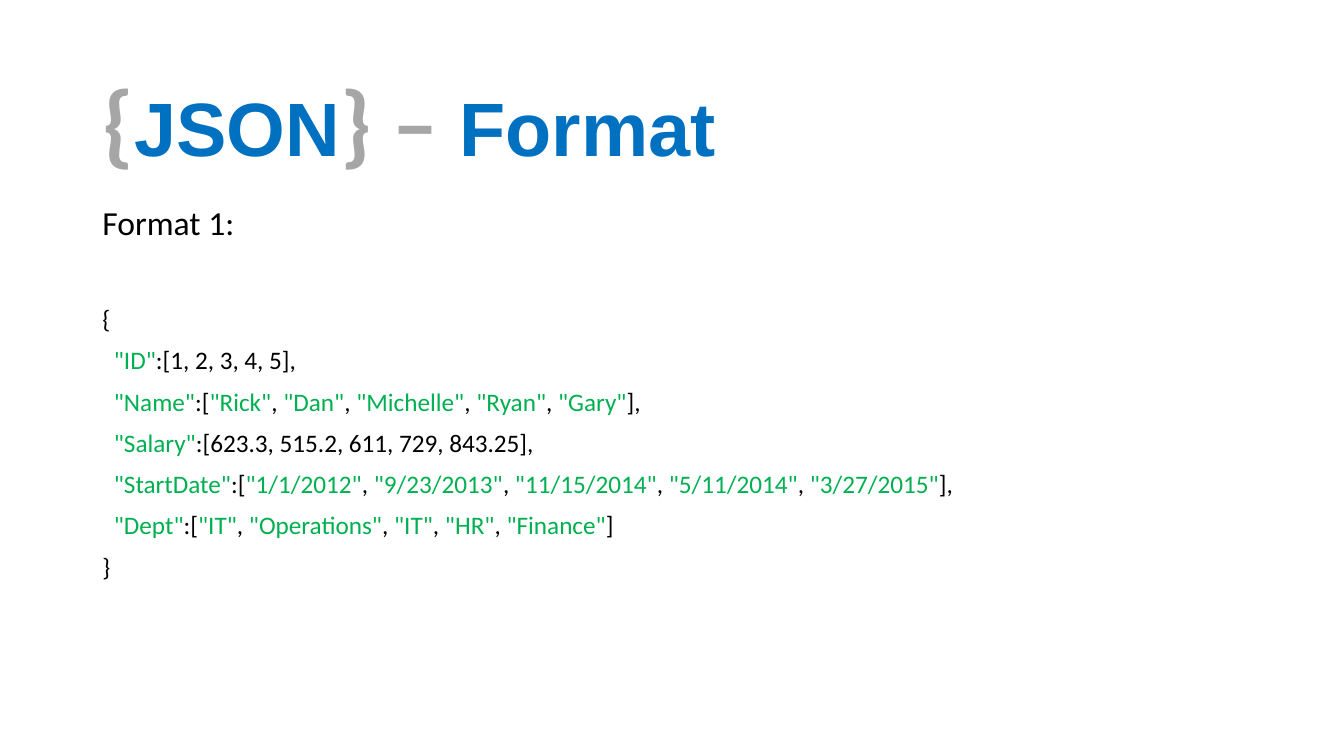
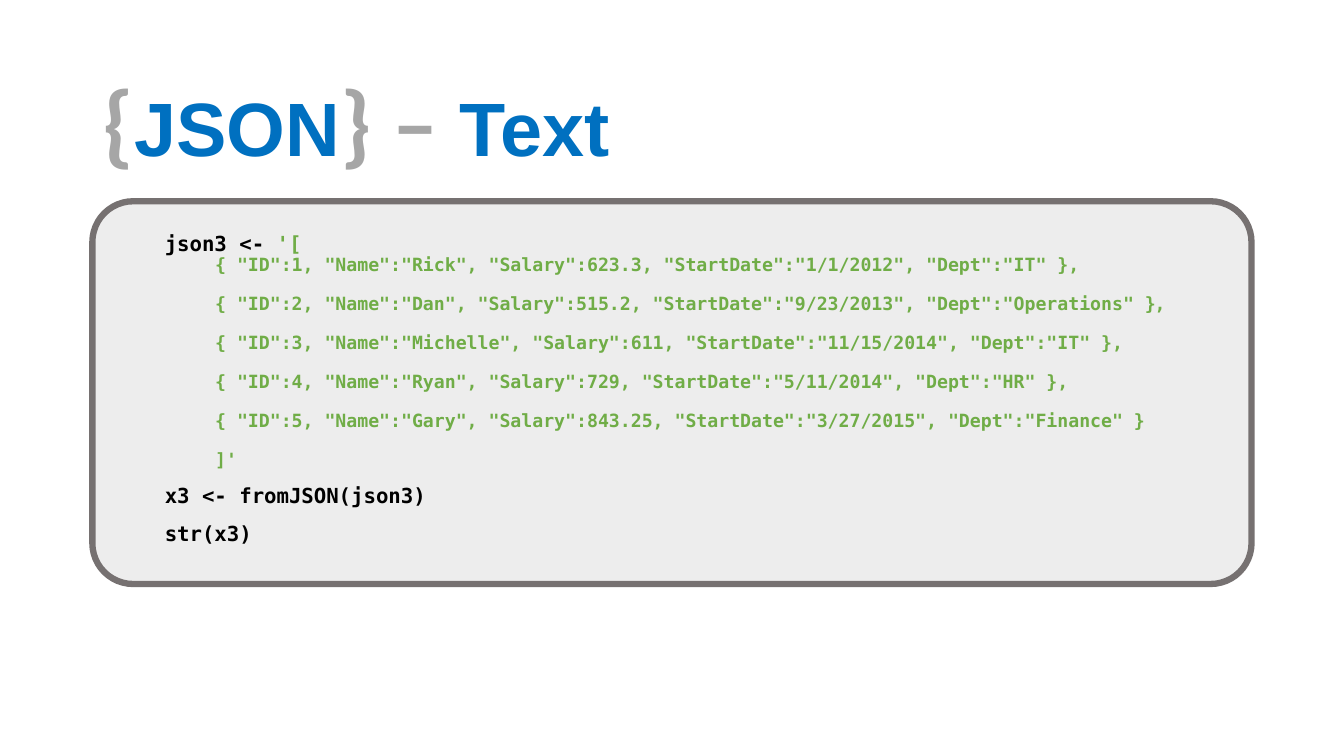
Before and after one commit to aephidayatuloh/basic_r_json, a slide deck: slide 17 of Introduction To R & JSON.pptx (slide 13 before the commit). Drawn at 1344x756 pixels with LibreOffice and Linux fonts; fonts in the diff are those of the drawing; background and template pictures are left out. Boxes give left, top, right and bottom in pixels: in the first picture for what was removed or moved away, otherwise in the second. Text is boxed around its words. In the diff, an @@ line names an element or a change of style, - is before the commit and + after.

```diff
--- a/Introduction To R & JSON.pptx
+++ b/Introduction To R & JSON.pptx
@@ title at box(134, 103, 610, 157): text changed @@
-{JSON} – Format
+{JSON} – Text
@@ text added at box(93, 202, 1252, 585), fill #EDEDED, outline #767171 4.5 pt, 12.9 pt, text #70AD47, bold @@
+json3 <- '[
+  { "ID":1, "Name":"Rick", "Salary":623.3, "StartDate":"1/1/2012", "Dept":"IT" },
+  { "ID":2, "Name":"Dan", "Salary":515.2, "StartDate":"9/23/2013", "Dept":"Operations" },
+  { "ID":3, "Name":"Michelle", "Salary":611, "StartDate":"11/15/2014", "Dept":"IT" },
+  { "ID":4, "Name":"Ryan", "Salary":729, "StartDate":"5/11/2014", "Dept":"HR" },
+  { "ID":5, "Name":"Gary", "Salary":843.25, "StartDate":"3/27/2015", "Dept":"Finance" }
+  ]'
+x3 <- fromJSON(json3)
+str(x3)
@@ text removed at box(102, 213, 953, 538) @@
-Format 1:
-{
-"ID":[1, 2, 3, 4, 5],
-"Name":["Rick", "Dan", "Michelle", "Ryan", "Gary"],
-"Salary":[623.3, 515.2, 611, 729, 843.25],
-"StartDate":["1/1/2012", "9/23/2013", "11/15/2014", "5/11/2014", "3/27/2015"],
-"Dept":["IT", "Operations", "IT", "HR", "Finance"]
-}
```
Also in this commit, not shown: 7 other slides changed, 6 slides added, 4 slides removed.
